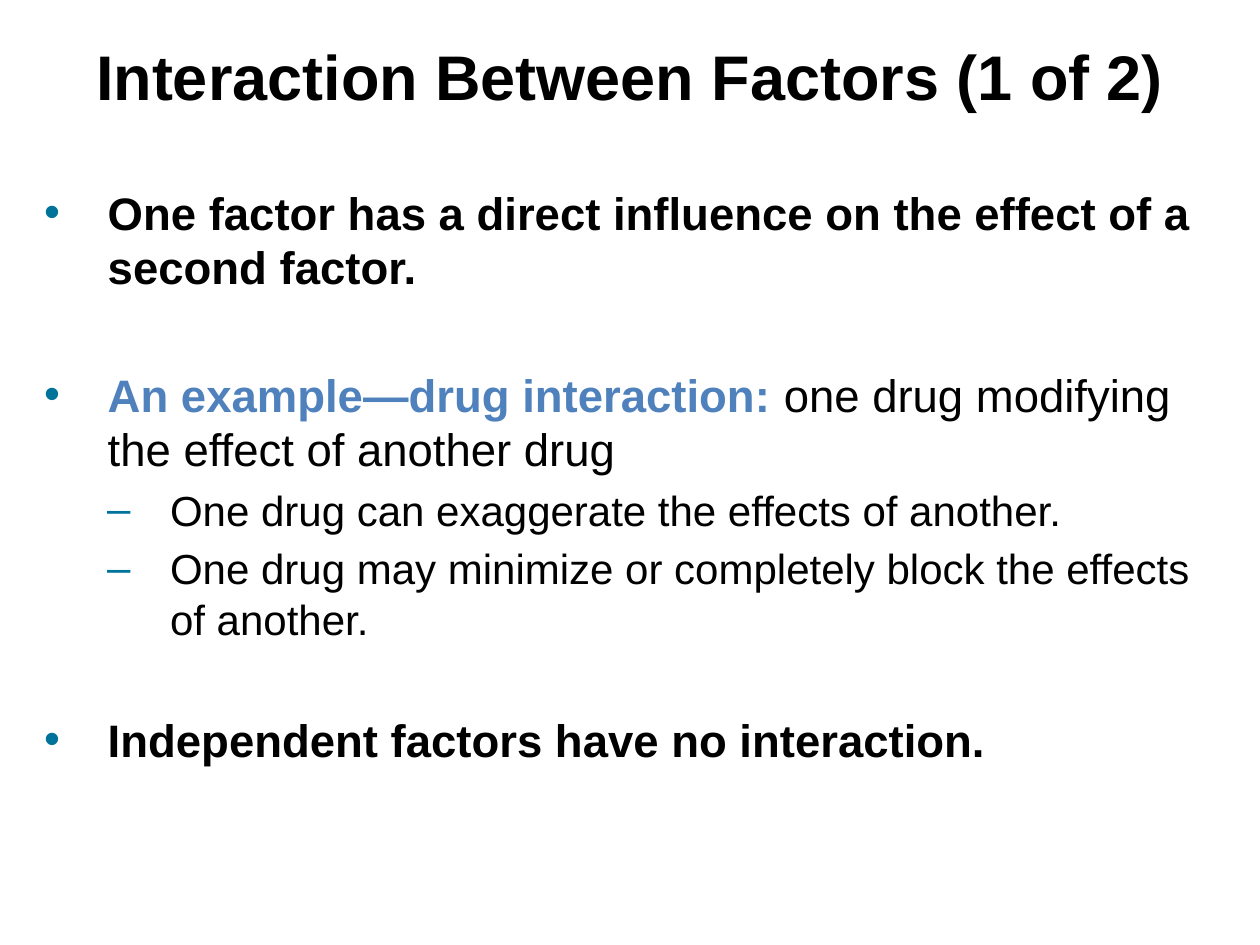
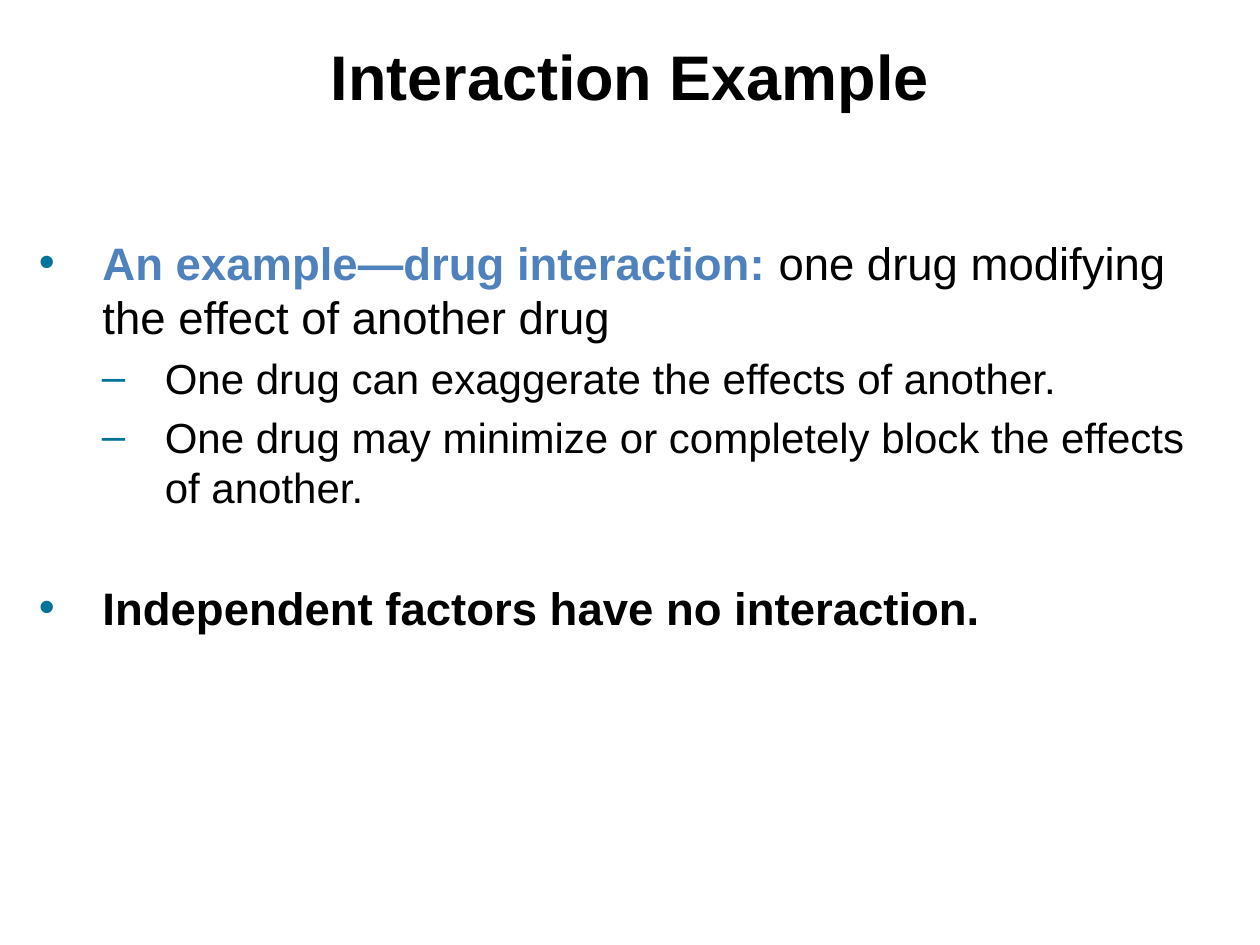
Before and after one commit to npm27/Teaching-Materials, a slide deck: slide 7 of Research Methods/Slides/Chapter 11.pptx (slide 5 before the commit). Drawn at 1260x945 pixels with LibreOffice and Linux fonts; fonts in the diff are those of the drawing. Boxes give left, top, right and bottom in pixels: in the first picture for what was removed or moved away, otherwise in the second. Text is boxed around its words. In the diff, an @@ line names an element or a change of style, - is before the commit and + after.

```diff
--- a/Research Methods/Slides/Chapter 11.pptx
+++ b/Research Methods/Slides/Chapter 11.pptx
@@ title at [331, 54, 929, 112]: text changed @@
-Interaction Between Factors (1 of 2)
+Interaction Example
@@ text "An example—drug interaction: one drug ...": place and size @@
-text "An example—drug interaction: one drug ..." at [108, 197, 1189, 766]
+text "An example—drug interaction: one drug ..." at [102, 247, 1184, 634]
@@ text at [108, 197, 1189, 285]: paragraph removed @@
-• One factor has a direct influence on the effect of a second factor.
```
Also in this commit, not shown: 5 other slides changed, 6 slides added, 1 other file.
